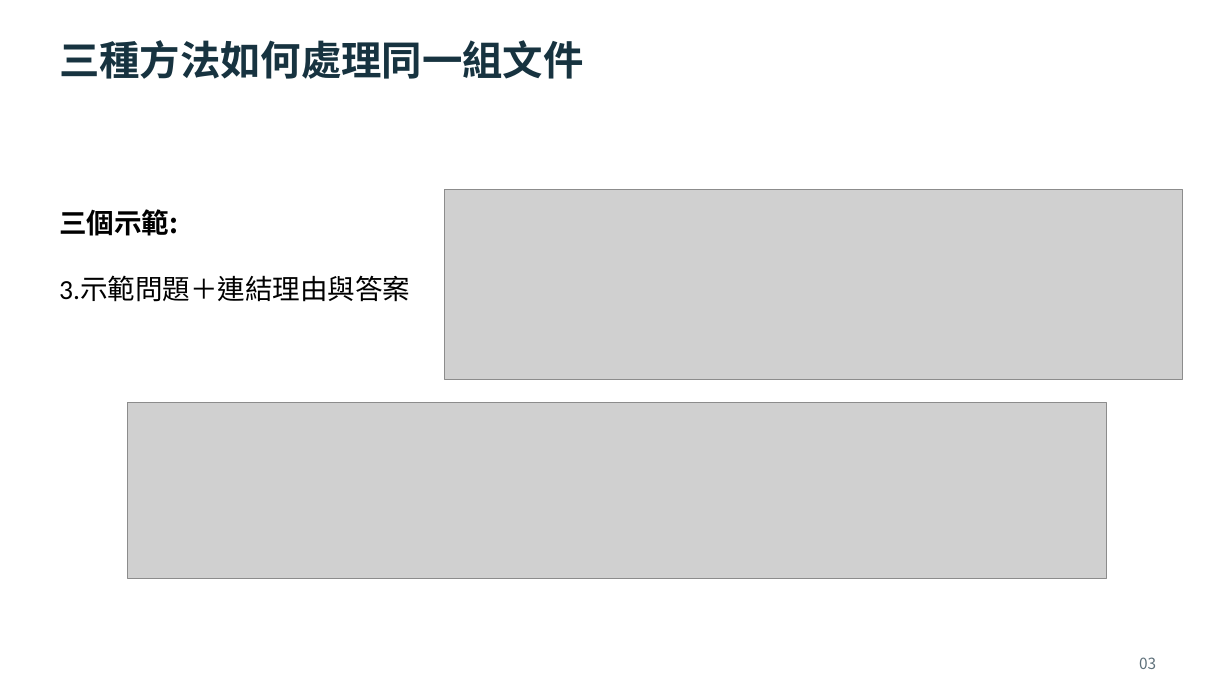
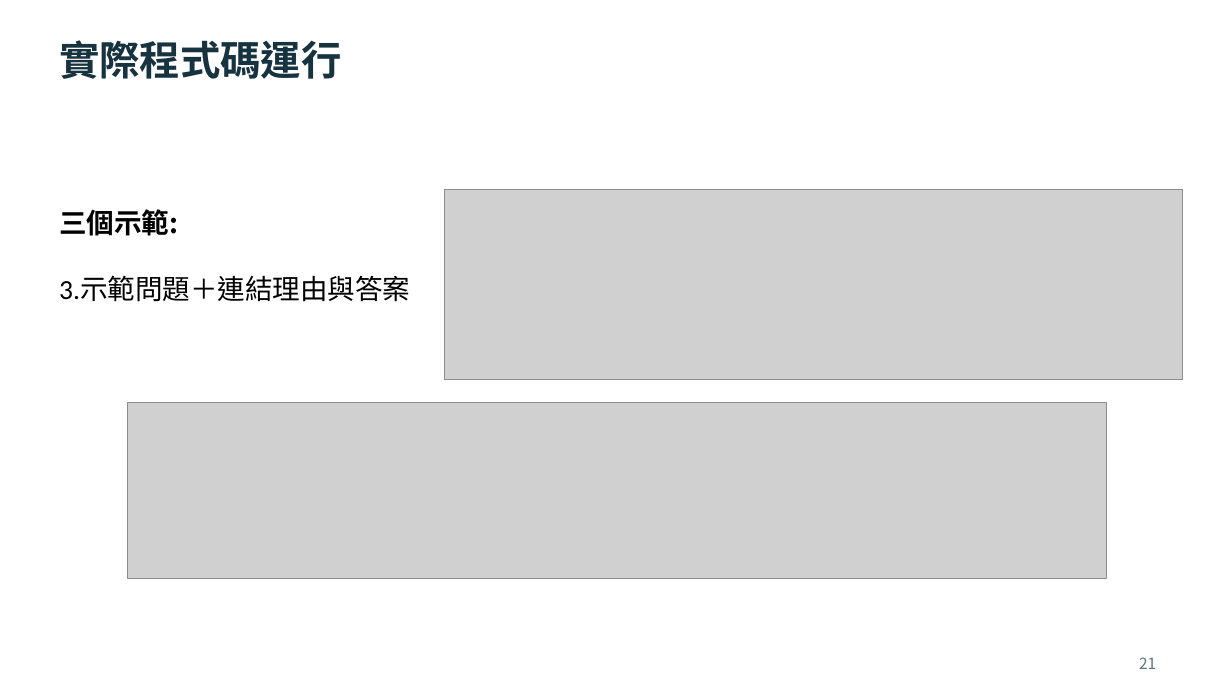
Before and after one commit to OohelloworldoO/Paper-Reading-Notes, a slide deck: slide 21 of 2026/1005-IDEAL-RAG(Final)/IDEAL-RAG_2026-10-05_Meeting.pptx. Drawn at 1232x693 pixels with LibreOffice and Linux fonts; fonts in the diff are those of the drawing; grey boxes stand for pictures. Boxes give left, top, right and bottom in pixels: in the first picture for what was removed or moved away, otherwise in the second. Text is boxed around its words. In the diff, an @@ line names an element or a change of style, - is before the commit and + after.

```diff
--- a/2026/1005-IDEAL-RAG(Final)/IDEAL-RAG_2026-10-05_Meeting.pptx
+++ b/2026/1005-IDEAL-RAG(Final)/IDEAL-RAG_2026-10-05_Meeting.pptx
@@ text at [59,40,341,79]: text changed @@
-三種方法如何處理同一組文件
+實際程式碼運行
@@ text at [1139,657,1156,669]: text changed @@
-03
+21
```
Also in this commit, not shown: 39 other slides changed, 7 slides added, 3 slides removed.
